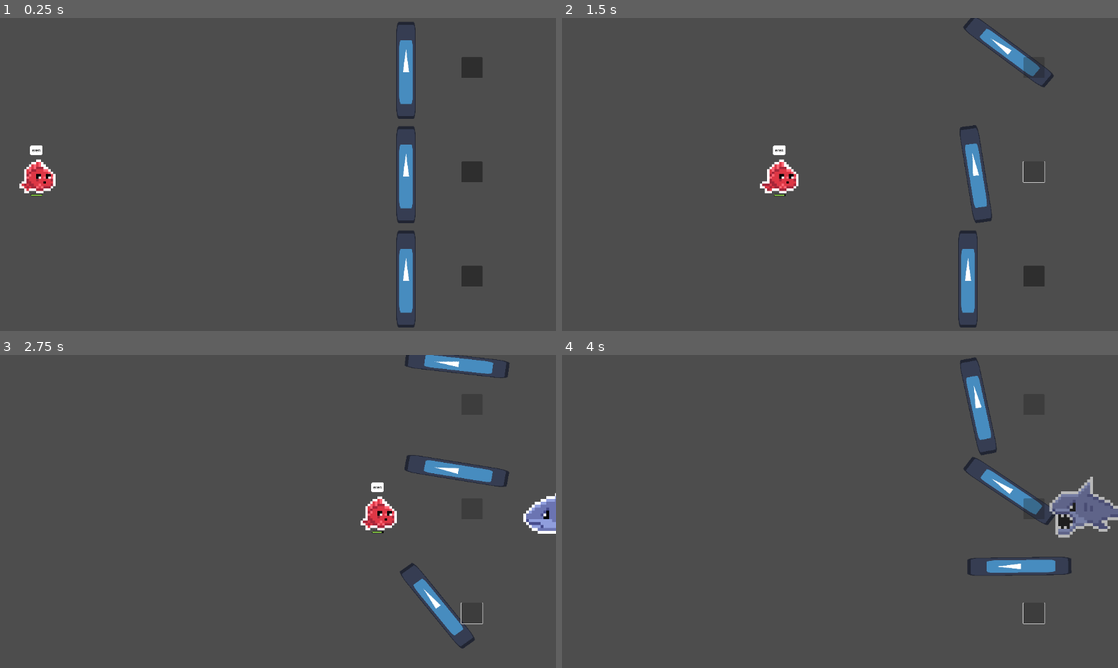
Above: before the commit, frames 1-4 (two rows, left to right).
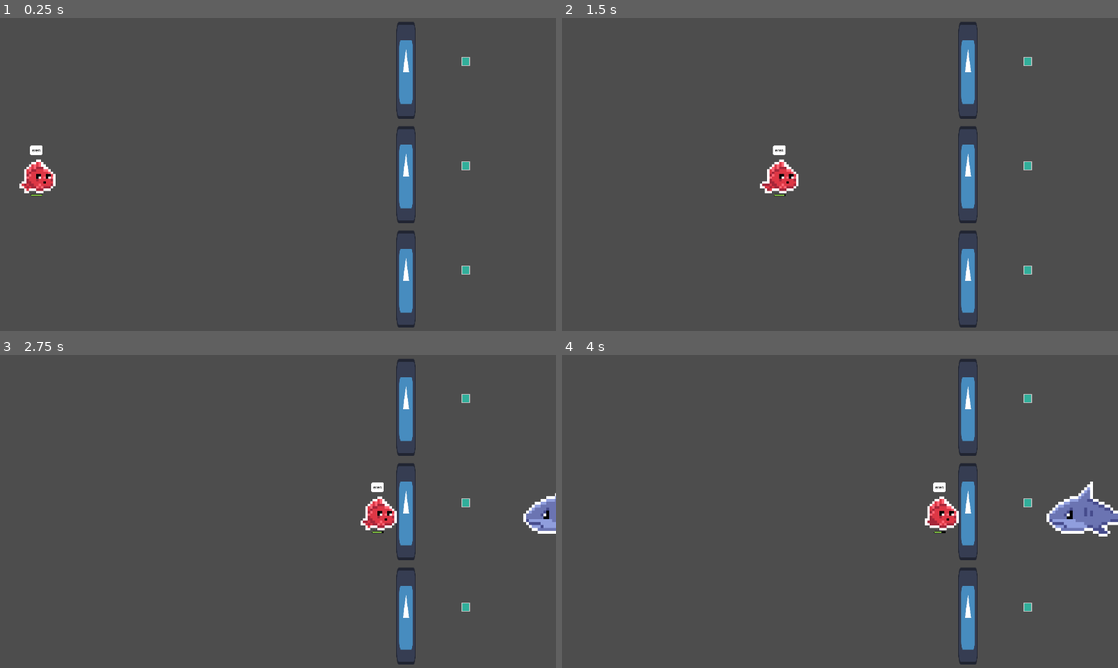
Above: after the commit, the same moments.

Repository: ernykt/fishjam_3
Game: Godot game, scene res://scenes/main.tscn
Same seed, same stepped clock (60 frames per second), same inputs: the game is played once before the commit and once after it. The engine's default icon, where the game draws it, is replaced by a stand-in: a white triangle on a blue panel in a dark square.
Inputs (mouse positions are in pixels of both pictures, inside the frame that each line leads up to):
- Up to frame 1 (0.25 s): no input
- Up to frame 2 (1.5 s): click (1034, 68) at 0.52 s; click (1034, 171) at 1.27 s
- Up to frame 3 (2.75 s): click (472, 614) at 2.02 s
- Up to frame 4 (4 s): no input

The runs differ from the first frame. In frame 1, 0.7% of the frame differs, in the area x 83-87%, y 12-86%; in frame 2, 2.5%; in frame 3, 3.9%; in frame 4, 5.7%, in the area x 65-100%, y 0-99%.
Error after the commit: Invalid assignment of property or key 'disabled' with value of type 'bool' on a base object of type 'null instance'. (res://scripts/door_1.gd:33)

Commit message:
button

Diff:
--- a/project.godot
+++ b/project.godot
@@ -12,7 +12,7 @@
 
 config/name="fishjam"
 run/main_scene="res://scenes/main.tscn"
-config/features=PackedStringArray("4.1", "Mobile")
+config/features=PackedStringArray("4.2", "Mobile")
 config/icon="res://icon.svg"
 
 [display]
--- a/scenes/door_1.tscn
+++ b/scenes/door_1.tscn
@@ -8,6 +8,16 @@
 
 [sub_resource type="RectangleShape2D" id="RectangleShape2D_crqgu"]
 size = Vector2(643.25, 745)
+
+[sub_resource type="StyleBoxFlat" id="StyleBoxFlat_s4rhe"]
+bg_color = Color(0.192157, 0.686275, 0.607843, 1)
+border_width_left = 5
+border_width_top = 5
+border_width_right = 5
+border_width_bottom = 5
+
+[sub_resource type="Theme" id="Theme_5rsqa"]
+Button/styles/normal = SubResource("StyleBoxFlat_s4rhe")
 
 [node name="Door1" type="CharacterBody2D"]
 scale = Vector2(0.3, 0.3)
@@ -32,17 +42,24 @@
 position = Vector2(-82.375, 283.5)
 shape = SubResource("RectangleShape2D_crqgu")
 
-[node name="Button" type="Button" parent="."]
+[node name="DoorCollisionTimer" type="Timer" parent="."]
+wait_time = 0.2
+one_shot = true
+
+[node name="Control" type="Control" parent="."]
+layout_mode = 3
+anchors_preset = 0
+offset_right = 40.0
+offset_bottom = 40.0
+theme = SubResource("Theme_5rsqa")
+
+[node name="Button" type="Button" parent="Control"]
 z_index = 1
 offset_left = 387.0
 offset_top = 262.0
 offset_right = 446.0
 offset_bottom = 415.0
-scale = Vector2(2.46666, 1)
-
-[node name="DoorCollisionTimer" type="Timer" parent="."]
-wait_time = 0.2
-one_shot = true
+scale = Vector2(1, 0.405)
 
 [connection signal="body_entered" from="DetectFish" to="." method="_on_detect_fish_body_entered"]
-[connection signal="pressed" from="Button" to="." method="_on_button_pressed"]
+[connection signal="pressed" from="Control/Button" to="." method="_on_button_pressed"]
Not shown: 1 places in scenes/door_1.tscn that only renumber resources
